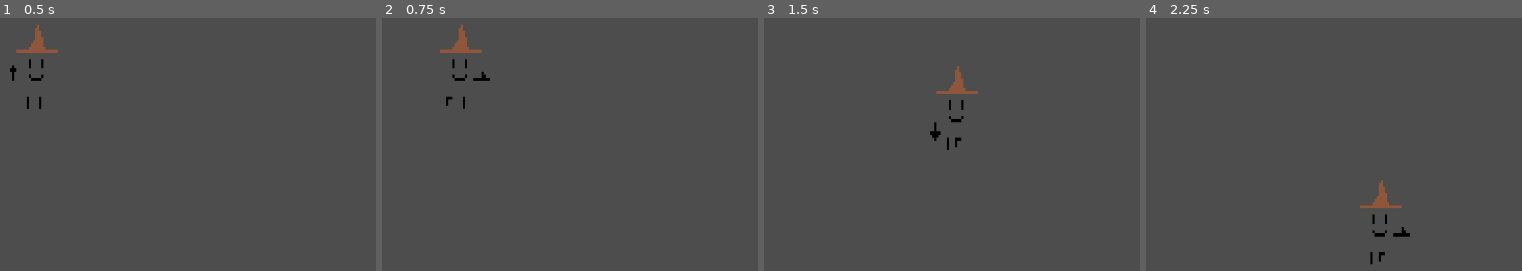
Above: before the commit, frames 1-4 (left to right).
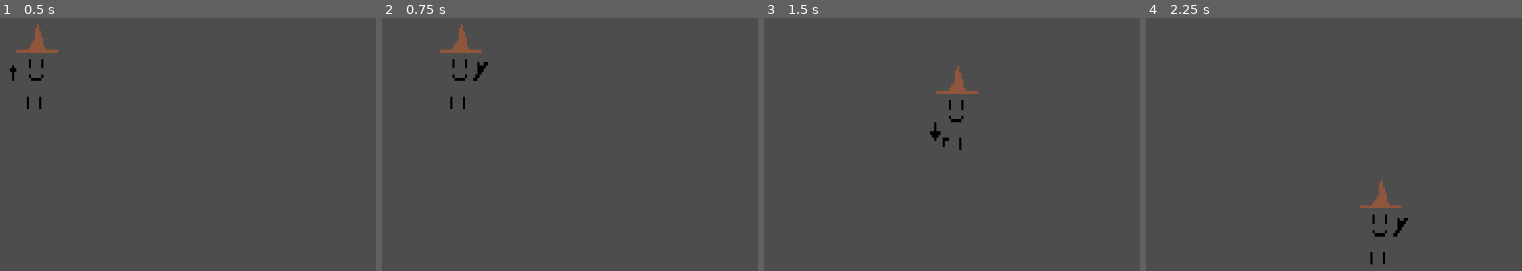
Above: after the commit, the same moments.

Repository: CplCanuck/mru-hacks-2025
Game: Godot game, scene res://Scenes/player_test.tscn
The game is run twice, just before and just after one commit, with the same random seed, the same clock (stepped at 60 frames per second) and the same inputs.
Inputs:
- Up to frame 1 (0.5 s): no input
- Up to frame 2 (0.75 s): tap Enter at 0.5 s; hold D (right) from 0.53 s (still down); hold Space (attack) from 0.53 s (still down)
- Up to frame 3 (1.5 s): release D (right) at 1.28 s; release Space (attack) at 1.28 s; hold S (down) from 1.28 s (still down); tap Space (attack) at 1.35 s
- Up to frame 4 (2.25 s): release S (down) at 2.03 s; hold D (right) from 2.03 s (still down); hold Space (attack) from 2.03 s (still down)

Frame 1 is identical in both runs. In frame 2, 0.2% of the frame differs, in the area x 17-29%, y 17-36%; in frame 3, 0.1%; in frame 4, 0.2%.

Commit message:
Add Attack Animation State

Diff:
--- a/Scenes/player.gd
+++ b/Scenes/player.gd
@@ -18,4 +18,10 @@
         velocity.x = move_toward(velocity.x, 0, SPEED)
         velocity.y = move_toward(velocity.y, 0, SPEED)
 
+    # Attacking
+    if Input.is_action_pressed("attack"): # Change to is_action_just_pressed for implimented attack
+        attacking = true
+    else:
+        attacking = false
+
     move_and_slide()
--- a/Scenes/player.tscn
+++ b/Scenes/player.tscn
@@ -151,8 +151,76 @@
 "values": [3]
 }
 
+[sub_resource type="Animation" id="Animation_pu2lt"]
+resource_name = "AttackLeft"
+loop_mode = 1
+tracks/0/type = "value"
+tracks/0/imported = false
+tracks/0/enabled = true
+tracks/0/path = NodePath("Sprite2D:frame")
+tracks/0/interp = 1
+tracks/0/loop_wrap = true
+tracks/0/keys = {
+"times": PackedFloat32Array(0, 0.5),
+"transitions": PackedFloat32Array(1, 1),
+"update": 1,
+"values": [12, 13]
+}
+
+[sub_resource type="Animation" id="Animation_ukyrk"]
+resource_name = "AttackRight"
+loop_mode = 1
+tracks/0/type = "value"
+tracks/0/imported = false
+tracks/0/enabled = true
+tracks/0/path = NodePath("Sprite2D:frame")
+tracks/0/interp = 1
+tracks/0/loop_wrap = true
+tracks/0/keys = {
+"times": PackedFloat32Array(0, 0.5),
+"transitions": PackedFloat32Array(1, 1),
+"update": 1,
+"values": [14, 15]
+}
+
+[sub_resource type="Animation" id="Animation_7dp3o"]
+resource_name = "AttackDown"
+loop_mode = 1
+tracks/0/type = "value"
+tracks/0/imported = false
+tracks/0/enabled = true
+tracks/0/path = NodePath("Sprite2D:frame")
+tracks/0/interp = 1
+tracks/0/loop_wrap = true
+tracks/0/keys = {
+"times": PackedFloat32Array(0, 0.5),
+"transitions": PackedFloat32Array(1, 1),
+"update": 1,
+"values": [16, 17]
+}
+
+[sub_resource type="Animation" id="Animation_h4iuc"]
+resource_name = "AttackUp"
+loop_mode = 1
+tracks/0/type = "value"
+tracks/0/imported = false
+tracks/0/enabled = true
+tracks/0/path = NodePath("Sprite2D:frame")
+tracks/0/interp = 1
+tracks/0/loop_wrap = true
+tracks/0/keys = {
+"times": PackedFloat32Array(0, 0.5),
+"transitions": PackedFloat32Array(1, 1),
+"update": 1,
+"values": [18, 19]
+}
+
 [sub_resource type="AnimationLibrary" id="AnimationLibrary_vgqql"]
 _data = {
+&"AttackDown": SubResource("Animation_7dp3o"),
+&"AttackLeft": SubResource("Animation_pu2lt"),
+&"AttackRight": SubResource("Animation_ukyrk"),
+&"AttackUp": SubResource("Animation_h4iuc"),
 &"IdleDown": SubResource("Animation_8erm5"),
 &"IdleLeft": SubResource("Animation_f1ek2"),
 &"IdleRight": SubResource("Animation_tx1dd"),
@@ -164,9 +232,28 @@
 &"RunUp": SubResource("Animation_x3wgy")
 }
 
+[sub_resource type="AnimationNodeAnimation" id="AnimationNodeAnimation_6t5aa"]
+animation = &"AttackDown"
+
+[sub_resource type="AnimationNodeAnimation" id="AnimationNodeAnimation_vgqql"]
+animation = &"AttackRight"
+
+[sub_resource type="AnimationNodeAnimation" id="AnimationNodeAnimation_fkybt"]
+animation = &"AttackUp"
+
+[sub_resource type="AnimationNodeAnimation" id="AnimationNodeAnimation_x3wgy"]
+animation = &"AttackLeft"
+
 [sub_resource type="AnimationNodeBlendSpace2D" id="AnimationNodeBlendSpace2D_6t5aa"]
-
-[sub_resource type="AnimationNodeBlendSpace2D" id="AnimationNodeBlendSpace2D_vgqql"]
+blend_point_0/node = SubResource("AnimationNodeAnimation_6t5aa")
+blend_point_0/pos = Vector2(0, 1)
+blend_point_1/node = SubResource("AnimationNodeAnimation_vgqql")
+blend_point_1/pos = Vector2(1, 0)
+blend_point_2/node = SubResource("AnimationNodeAnimation_fkybt")
+blend_point_2/pos = Vector2(0, -1)
+blend_point_3/node = SubResource("AnimationNodeAnimation_x3wgy")
+blend_point_3/pos = Vector2(-1, 0)
+blend_mode = 1
 
 [sub_resource type="AnimationNodeAnimation" id="AnimationNodeAnimation_pu2lt"]
 animation = &"IdleDown"
@@ -233,34 +320,20 @@
 advance_mode = 2
 advance_expression = "attacking"
 
-[sub_resource type="AnimationNodeStateMachineTransition" id="AnimationNodeStateMachineTransition_8erm5"]
-advance_mode = 2
-advance_expression = "dashing"
-
-[sub_resource type="AnimationNodeStateMachineTransition" id="AnimationNodeStateMachineTransition_f1ek2"]
-advance_mode = 2
-advance_expression = "dashing"
-
-[sub_resource type="AnimationNodeStateMachineTransition" id="AnimationNodeStateMachineTransition_tx1dd"]
-advance_mode = 2
-advance_expression = "dashing"
-
-[sub_resource type="AnimationNodeStateMachineTransition" id="AnimationNodeStateMachineTransition_gymyn"]
-advance_mode = 2
-advance_expression = "!dashing"
+[sub_resource type="AnimationNodeStateMachineTransition" id="AnimationNodeStateMachineTransition_pu2lt"]
+advance_mode = 2
+advance_expression = "!attacking"
 
 [sub_resource type="AnimationNodeStateMachine" id="AnimationNodeStateMachine_fd4e3"]
 states/Attack/node = SubResource("AnimationNodeBlendSpace2D_6t5aa")
-states/Attack/position = Vector2(1552.5267, 77.56955)
-states/Dash/node = SubResource("AnimationNodeBlendSpace2D_vgqql")
-states/Dash/position = Vector2(1553.166, 245.99387)
+states/Attack/position = Vector2(1553.1423, 77.3707)
 states/End/position = Vector2(1851.3334, 144.54869)
 states/Idle/node = SubResource("AnimationNodeBlendSpace2D_cvnsp")
 states/Idle/position = Vector2(1364.6666, 246.38315)
 states/Run/node = SubResource("AnimationNodeBlendSpace2D_3smsa")
 states/Run/position = Vector2(1364.7572, 77.43997)
 states/Start/position = Vector2(1174.6667, 246.7897)
-transitions = ["Start", "Idle", SubResource("AnimationNodeSt …(298 unchanged characters)… teMachineTransition_3smsa"), "Attack", "Dash", SubResource("AnimationNodeStateMachineTransition_8erm5"), "Run", "Dash", SubResource("AnimationNodeStateMachineTransition_f1ek2"), "Idle", "Dash", SubResource("AnimationNodeStateMachineTransition_tx1dd"), "Dash", "Idle", SubResource("AnimationNodeStateMachineTransition_gymyn")]
+transitions = ["Start", "Idle", SubResource("AnimationNodeSt …(298 unchanged characters)… teMachineTransition_3smsa"), "Attack", "Idle", SubResource("AnimationNodeStateMachineTransition_pu2lt")]
 
 [node name="Player" type="CharacterBody2D"]
 script = ExtResource("1_cvnsp")
@@ -284,7 +357,6 @@
 advance_expression_base_node = NodePath("..")
 anim_player = NodePath("../AnimationPlayer")
 parameters/Attack/blend_position = Vector2(0, 0)
-parameters/Dash/blend_position = Vector2(0, 0)
 parameters/Idle/blend_position = Vector2(0, 0)
 parameters/Run/blend_position = Vector2(0, 0)
 
--- a/Scenes/player_animation_tree.gd
+++ b/Scenes/player_animation_tree.gd
@@ -16,4 +16,5 @@
 
     animation_tree.set("parameters/Idle/blend_position", last_facing_direction)
     animation_tree.set("parameters/Run/blend_position", last_facing_direction)
-    #animation_tree.set()
+    animation_tree.set("parameters/Attack/blend_position", last_facing_direction)
+    animation_tree.set("parameters/Dash/blend_position", last_facing_direction)
Not shown: 1 places in Scenes/player.tscn that only renumber resources
